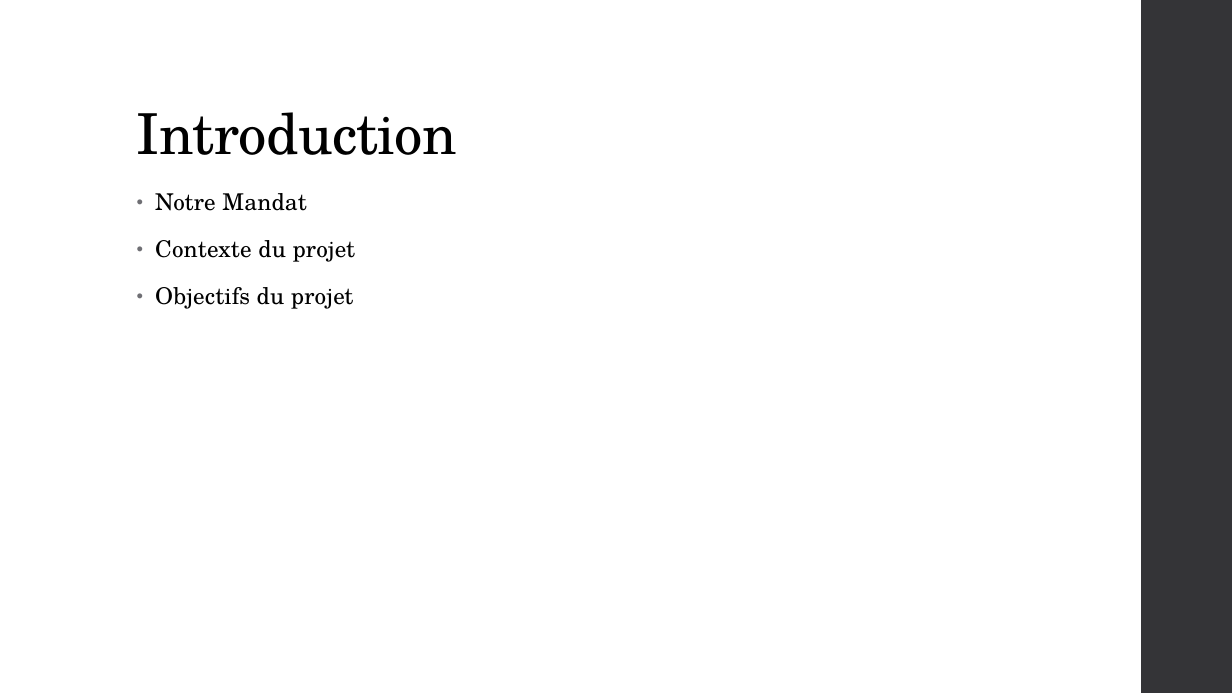
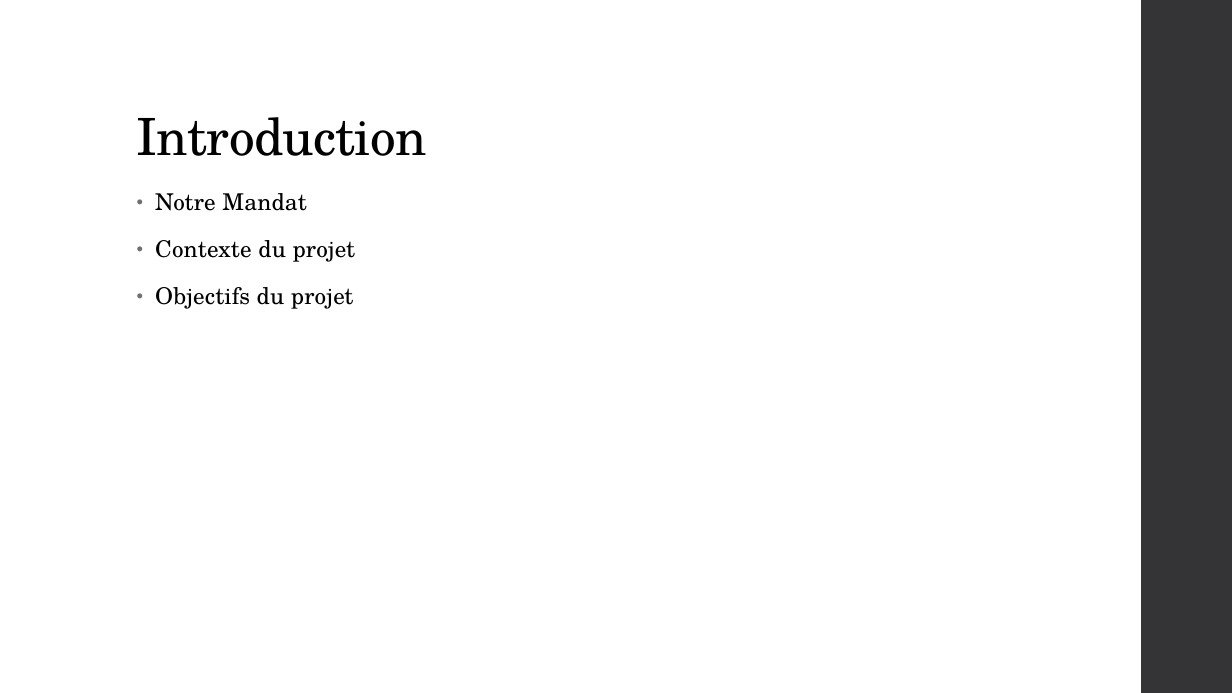
Before and after one commit to qwertyuu/Projet_fin_etudes_2016-2017, a slide deck: slide 3 of Gestion de projet/Présentations/PowerPoint.pptx (slide 2 before the commit). Drawn at 1232x693 pixels with LibreOffice and Linux fonts; fonts in the diff are those of the drawing. Boxes give left, top, right and bottom in pixels: in the first picture for what was removed or moved away, otherwise in the second. Text is boxed around its words. In the diff, an @@ line names an element or a change of style, - is before the commit and + after.

```diff
--- a/Gestion de projet/Présentations/PowerPoint.pptx
+++ b/Gestion de projet/Présentations/PowerPoint.pptx
@@ title "Introduction" at (x1=137, y1=117, x2=427, y2=156): size 44 to 40 pt @@
```
Also in this commit, not shown: 1 other slide changed, 16 slides added, 2 slides removed, 4 other files.
